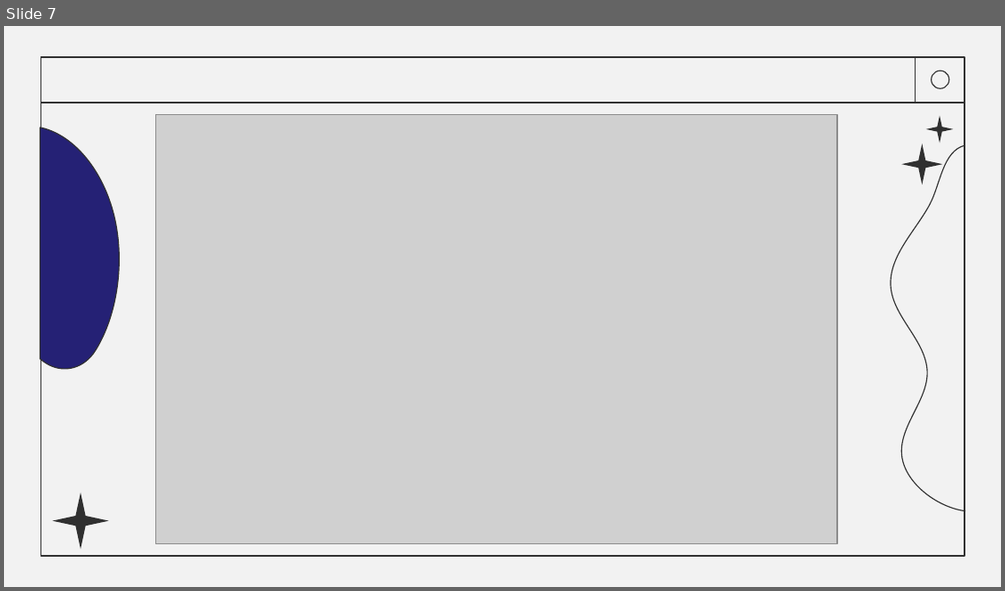
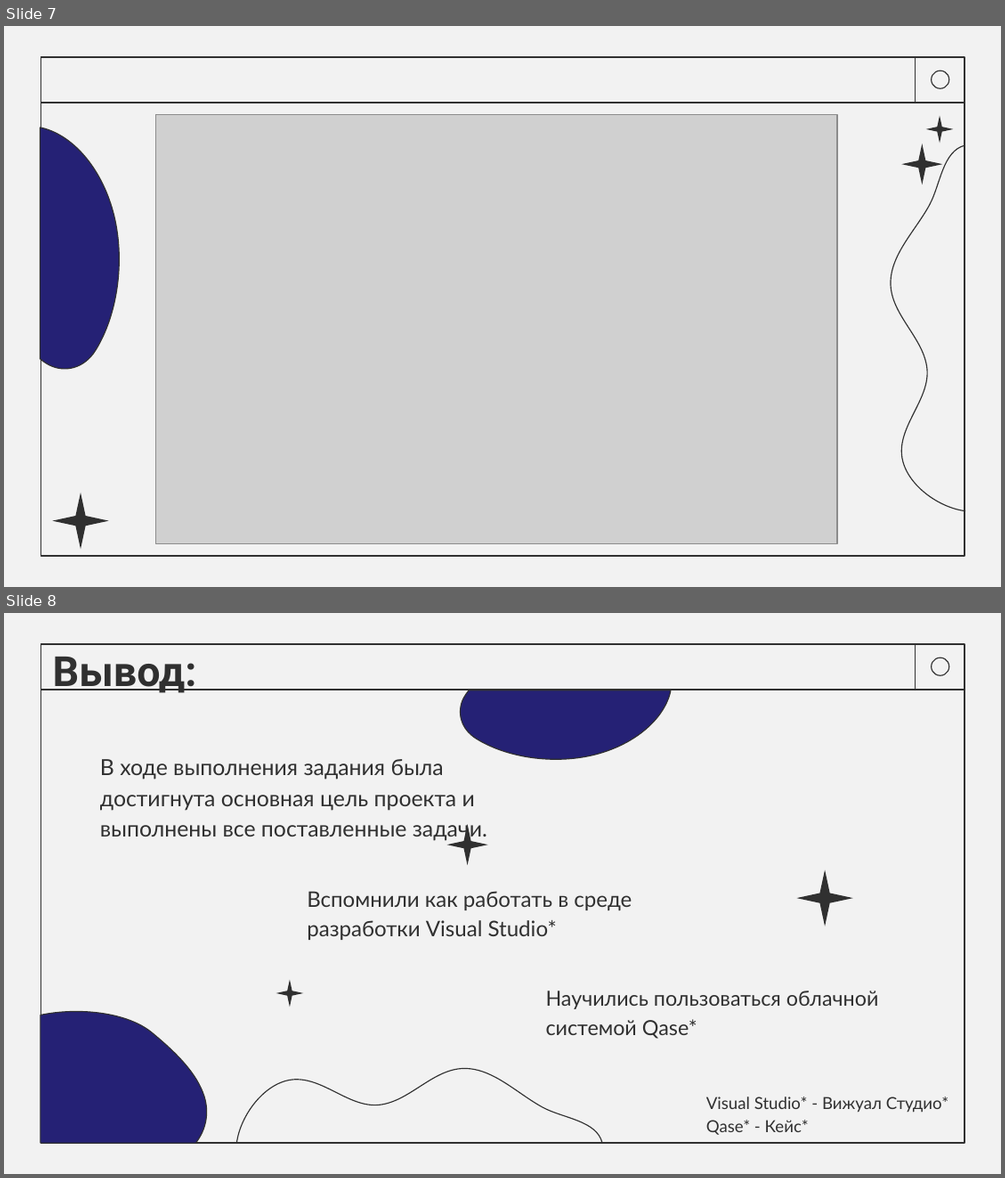
Before and after one commit to BisLAnN/Square, a slide deck: презентация.pptx. Shown one above the other, each under a label of ours: slide 7 before the commit, slides 7 and 8 after it. The pictures are 1005x591 and 1005x1178 pixels, drawn with LibreOffice and Linux fonts; fonts in the diff are those of the drawing; grey boxes stand for pictures. Boxes give left, top, right and bottom in pixels: in the first picture for what was removed or moved away, otherwise in the second. Text is boxed around its words. In the diff, an @@ line names an element or a change of style, - is before the commit and + after.

```diff
--- a/презентация.pptx
+++ b/презентация.pptx
@@ slide 8 added at (4,613,1001,1174), background #F2F2F2; not listed: 4 template elements that a slide beside it also shows @@
@@ title added at (53,657,197,693), 30 pt, text #303030, bold @@
+Вывод:
@@ freeform shape added at (456,690,671,764), fill #252175, outline #303030 0.75 pt @@
@@ text added at (100,759,487,841), 16 pt, text #303030 @@
+В ходе выполнения задания была достигнута основная цель проекта и выполнены все поставленные задачи.
@@ star added at (446,824,487,865), fill #303030 @@
@@ star added at (796,870,853,927), fill #303030 @@
@@ text added at (307,891,631,940), 15.5 pt, text #303030 @@
+Вспомнили как работать в среде разработки Visual Studio*
@@ star added at (276,980,303,1006), fill #303030 @@
@@ freeform shape added at (40,1007,209,1143), fill #252175, outline #303030 0.75 pt @@
@@ text added at (546,990,879,1038), 15 pt, text #303030 @@
+Научились пользоваться облачной системой Qase*
@@ freeform shape added at (236,1069,602,1143), outline #303030 0.75 pt @@
@@ text added at (706,1096,948,1135), 12 pt, text #303030 @@
+Visual Studio* - Вижуал Студио*
+Qase* - Кейс*
```
Also in this commit, not shown: 3 slides changed, 3 other files.
